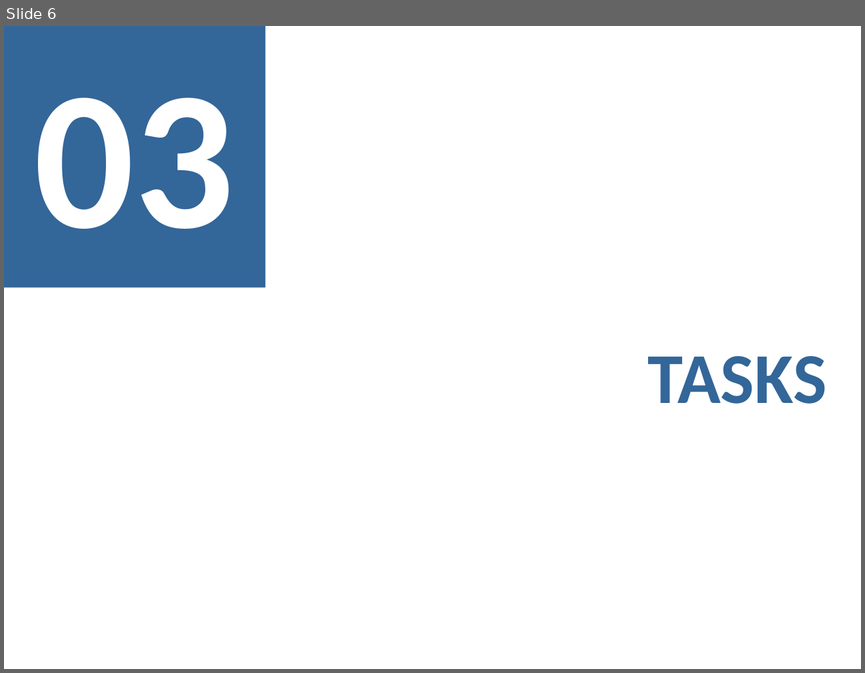
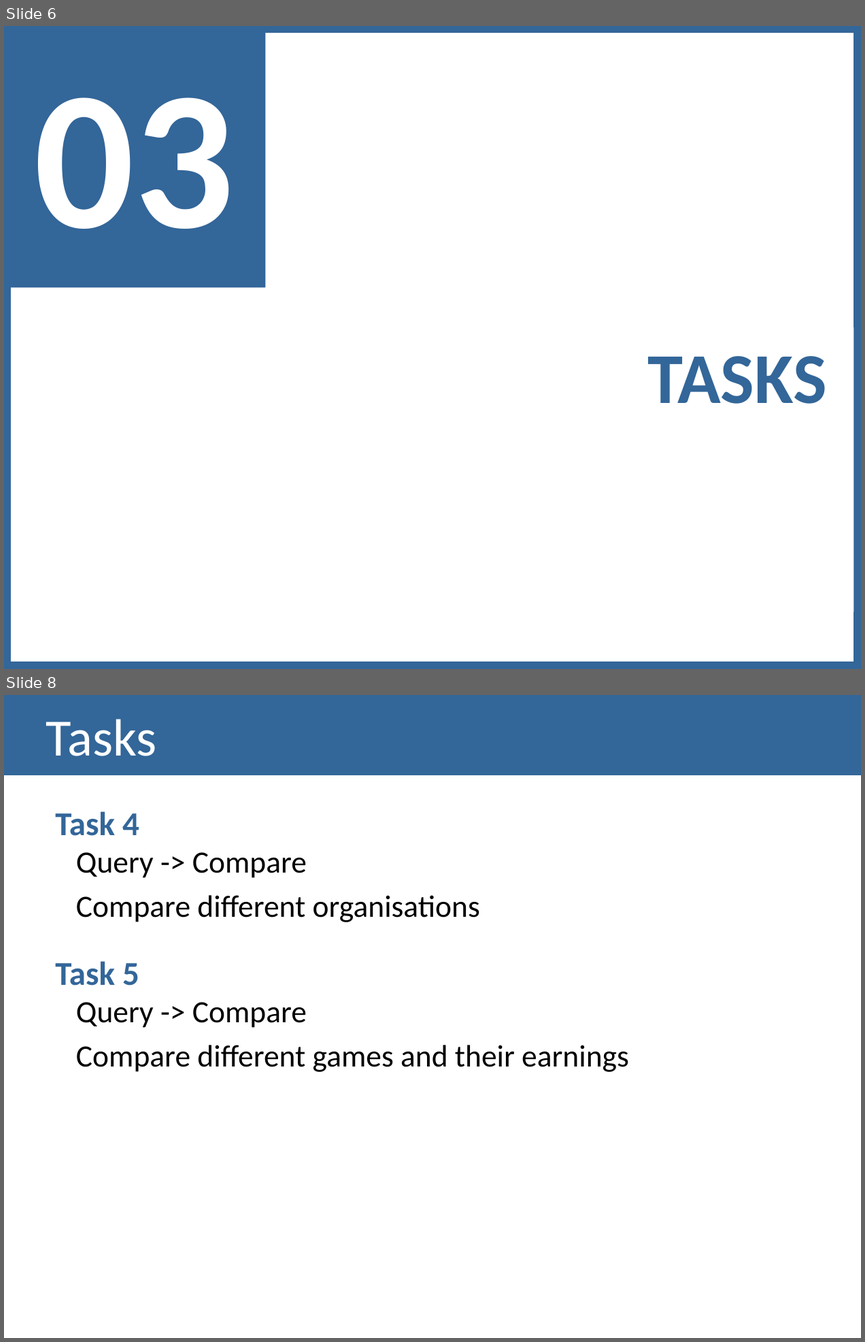
Before and after one commit to lucasrafael98/IV1819-esports, a slide deck: Documentation/Checkpoint I - Presentation.pptx. Shown one above the other, each under a label of ours: slide 6 before the commit, slides 6 and 8 after it; the slides between them are not shown. The pictures are 865x673 and 865x1342 pixels, drawn with LibreOffice and Linux fonts; fonts in the diff are those of the drawing. Boxes give left, top, right and bottom in pixels: in the first picture for what was removed or moved away, otherwise in the second. Text is boxed around its words. In the diff, an @@ line names an element or a change of style, - is before the commit and + after.

```diff
--- a/Documentation/Checkpoint I - Presentation.pptx
+++ b/Documentation/Checkpoint I - Presentation.pptx
@@ slide 8 added at (4, 695, 861, 1338), background #FFFFFF @@
@@ rectangle added at (4, 695, 861, 775), fill #336699, 44 pt, text #FFFFFF @@
+Tasks
@@ text added at (55, 811, 629, 1072), 26 pt, text #000000 @@
+Task 4
+Query -> Compare
+Compare different organisations
+Task 5
+Query -> Compare
+Compare different games and their earnings
@@ slide 6 changed as well @@
@@ rectangle added at (4, 26, 861, 669), outline #336699 11.99 pt @@
```
Also in this commit, not shown: 8 other slides changed, 2 other slides added, 2 slides removed, 1 other file.
